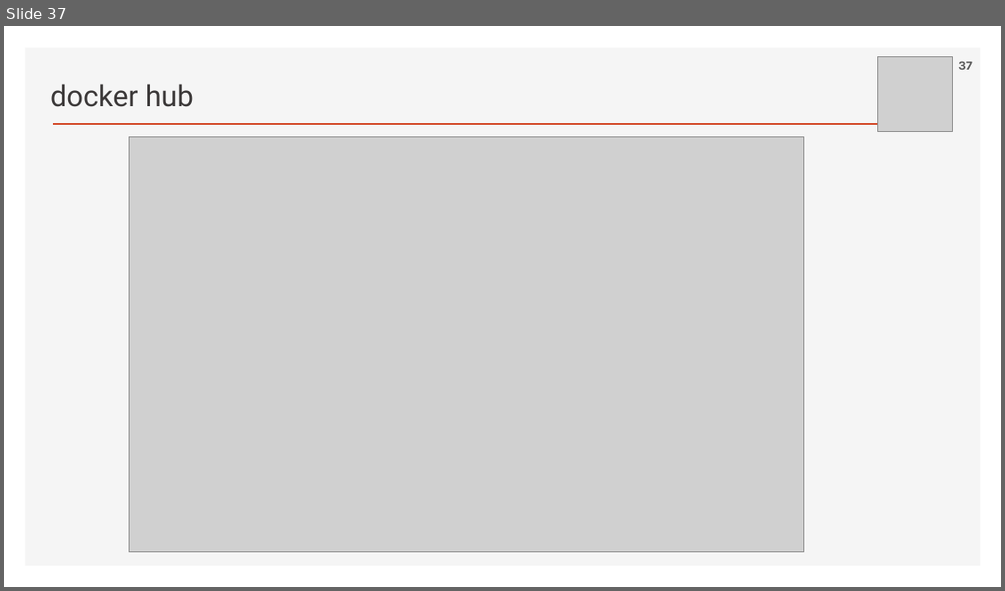
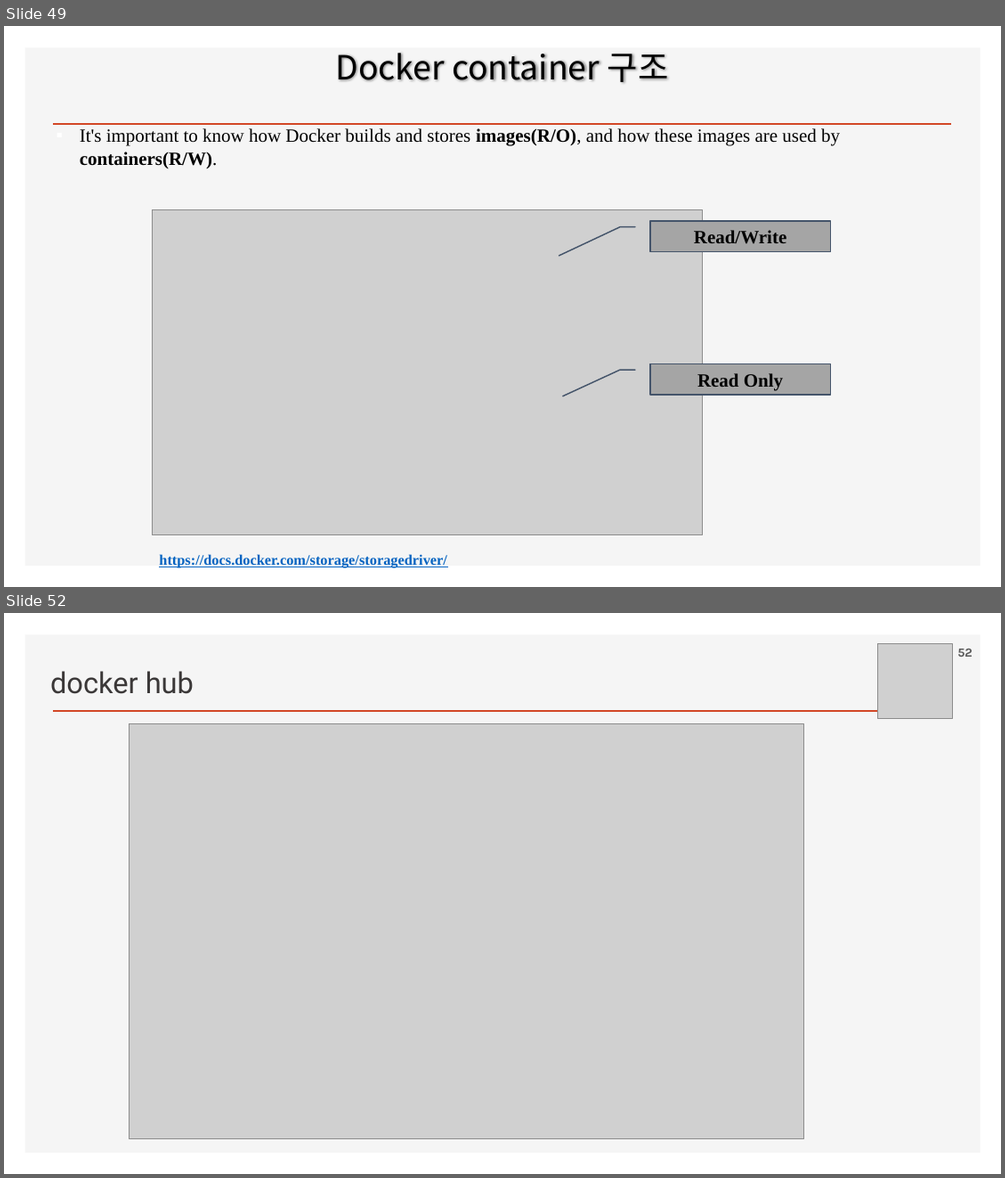
Before and after one commit to ancestor9/2026_Fall_Application-Deployment, a slide deck: App Deployment.pptx. Shown one above the other, each under a label of ours: slide 37 before the commit, slides 49 and 52 after it; the slides between them are not shown. The pictures are 1005x591 and 1005x1178 pixels, drawn with LibreOffice and Linux fonts; fonts in the diff are those of the drawing; grey boxes stand for pictures; background and template pictures are left out. Boxes give left, top, right and bottom in pixels: in the first picture for what was removed or moved away, otherwise in the second. Text is boxed around its words. In the diff, an @@ line names an element or a change of style, - is before the commit and + after.

```diff
--- a/App Deployment.pptx
+++ b/App Deployment.pptx
@@ slide 49 added at <box>4,26,1001,587</box>, background #FFFFFF; not listed: 2 template elements that a slide beside it also shows @@
@@ title added at <box>335,53,669,83</box>, 32 pt, text #000000 @@
+Docker container 구조
@@ text added at <box>80,128,840,168</box>, 18 pt, text #000000 @@
+▪ It's important to know how Docker builds and stores images(R/O), and how these images are used by containers(R/W).
@@ picture added at <box>152,210,704,534</box> @@
@@ freeform shape added at <box>650,221,830,252</box>, fill #A5A5A5, outline #44546A 1.25 pt, 18 pt, text #000000, bold @@
+Read/Write
@@ freeform shape added at <box>650,364,830,394</box>, fill #A5A5A5, outline #44546A 1.25 pt, 18 pt, text #000000, bold @@
+Read Only
@@ text added at <box>159,554,447,568</box>, 14 pt, text #0563C1, bold, underline @@
+https://docs.docker.com/storage/storagedriver/
@@ what was slide 37 is now slide 52 @@
@@ page number at <box>957,649,972,657</box>: text changed @@
-37
+52
```
Also in this commit, not shown: 2 slides changed, 19 other slides added, 1 slide removed.
